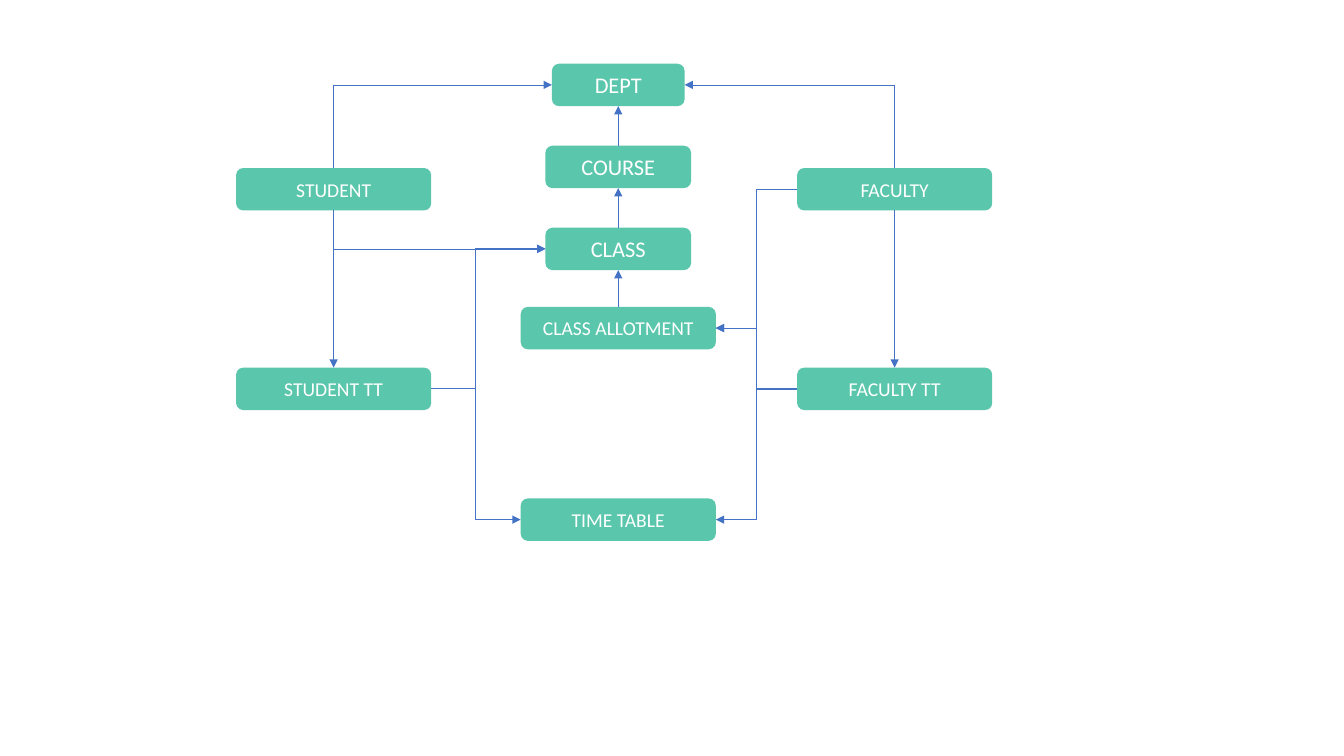
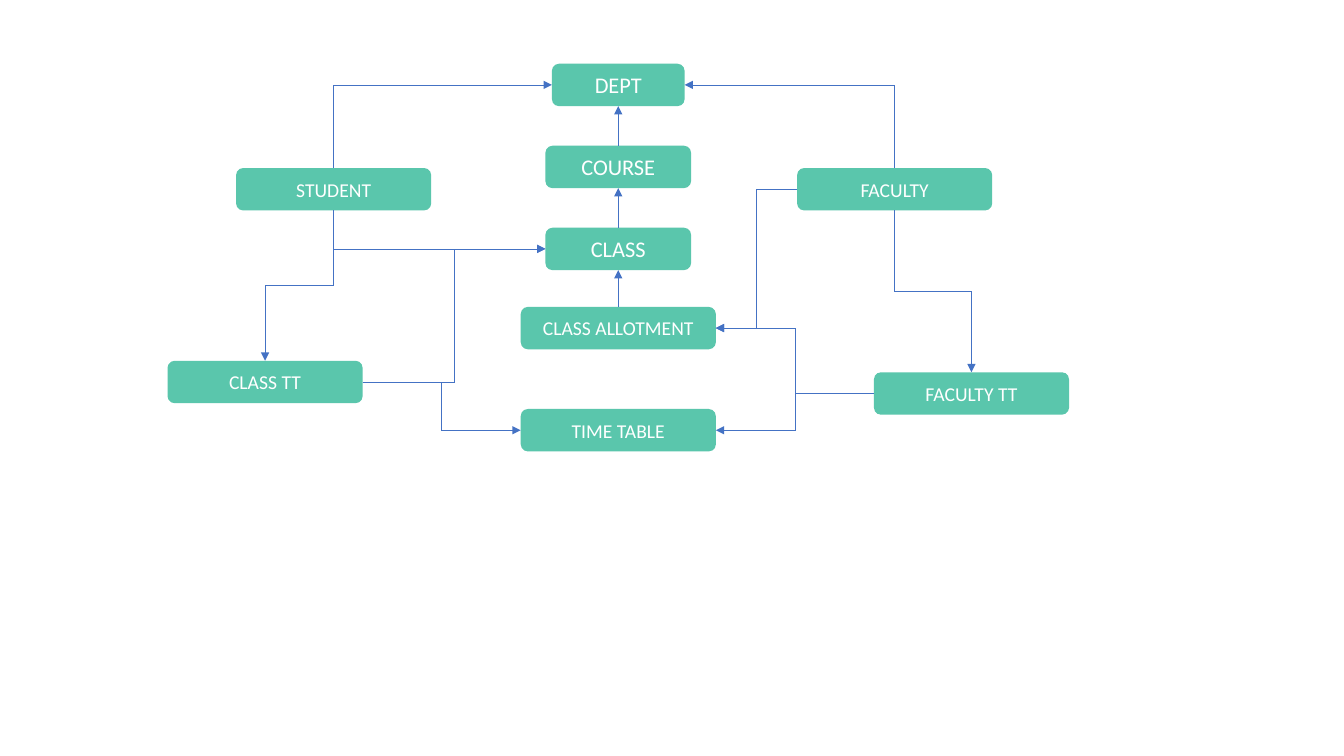
Before and after one commit to AkramShafeek/Attendance-management, a slide deck: slide 1 of design/dataflow structure.pptx. Drawn at 1344x756 pixels with LibreOffice and Linux fonts; fonts in the diff are those of the drawing. Boxes give left, top, right and bottom in pixels: in the first picture for what was removed or moved away, otherwise in the second. Text is boxed around its words. In the diff, an @@ line names an element or a change of style, - is before the commit and + after.

```diff
--- a/design/dataflow structure.pptx
+++ b/design/dataflow structure.pptx
@@ elbow arrow moved from (334, 211) - (334, 368) to (334, 211) - (265, 361) @@
@@ elbow arrow moved from (895, 211) - (895, 368) to (895, 211) - (972, 372) @@
@@ elbow arrow moved from (432, 389) - (545, 249) to (363, 382) - (545, 249) @@
@@ elbow arrow moved from (798, 389) - (716, 328) to (874, 393) - (716, 328) @@
@@ rounded rectangle "CLASS TT": place and size @@
-rounded rectangle "CLASS TT" at <box>236,368,432,410</box>
+rounded rectangle "CLASS TT" at <box>167,361,363,403</box>
@@ text in rounded rectangle at <box>229,376,301,389</box>: text changed @@
-STUDENT TT
+CLASS TT
@@ elbow arrow moved from (432, 389) - (521, 520) to (363, 382) - (521, 431) @@
@@ rounded rectangle "FACULTY TT": place and size @@
-rounded rectangle "FACULTY TT" at <box>798,368,993,410</box>
+rounded rectangle "FACULTY TT" at <box>874,372,1070,414</box>
@@ rounded rectangle "TIME TABLE": place and size @@
-rounded rectangle "TIME TABLE" at <box>521,499,717,541</box>
+rounded rectangle "TIME TABLE" at <box>521,409,717,452</box>
@@ elbow arrow moved from (798, 389) - (716, 520) to (874, 393) - (716, 431) @@
```
Also in this commit, not shown: 2 slides added.
